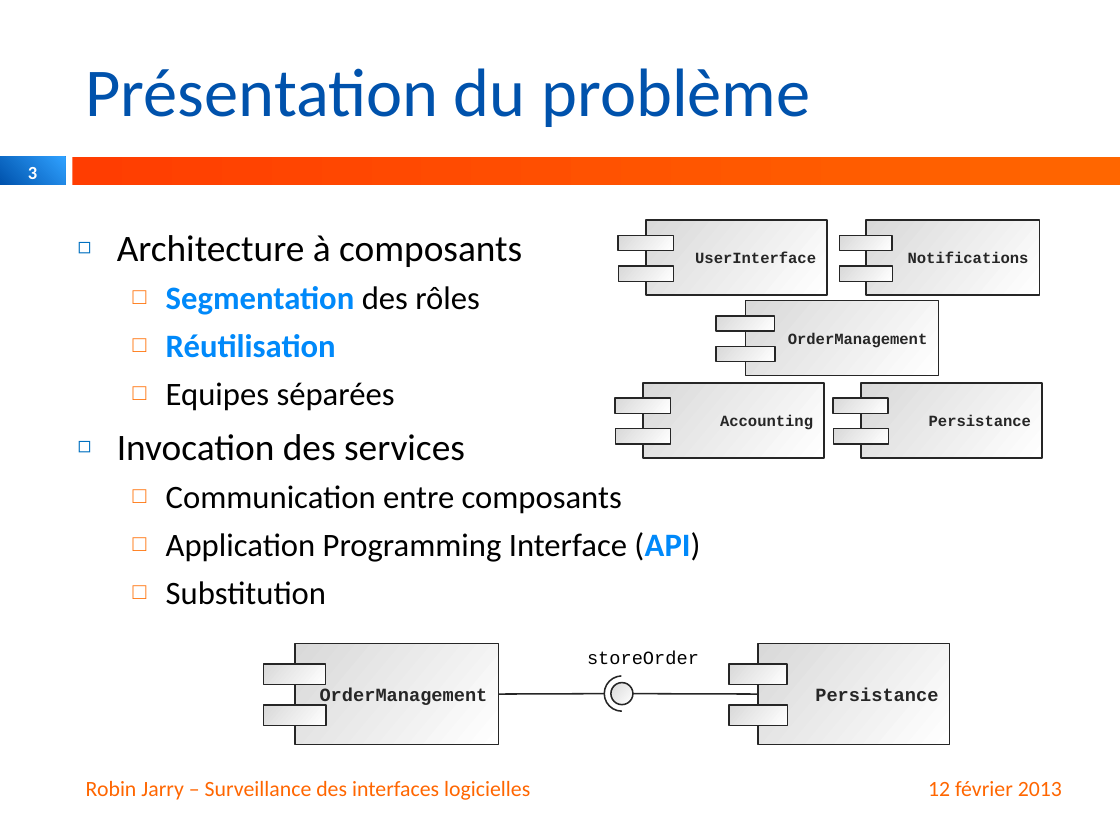
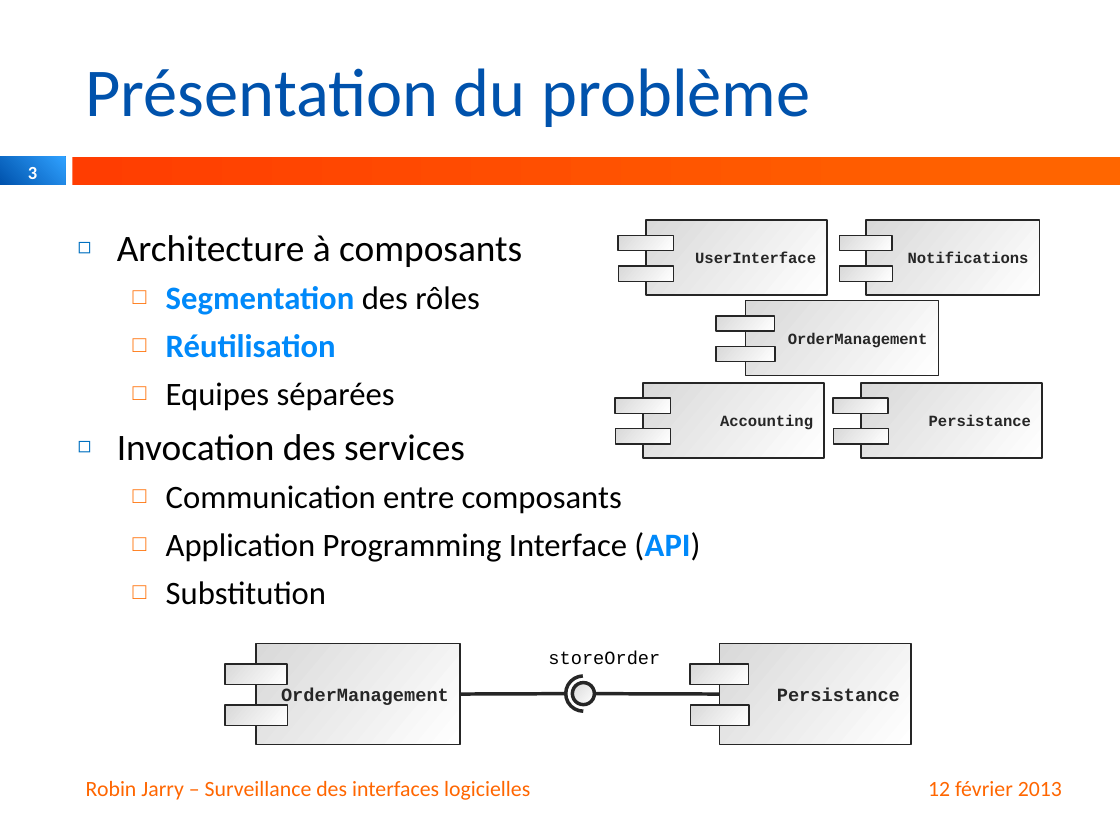
Before and after one commit to apiwatch/apiwatch, a slide deck: slide 3 of _docs/Presentation memoire ingenieur.pptx. Drawn at 1120x840 pixels with LibreOffice and Linux fonts; fonts in the diff are those of the drawing; background and template pictures are left out. Boxes give left, top, right and bottom in pixels: in the first picture for what was removed or moved away, otherwise in the second. Text is boxed around its words. In the diff, an @@ line names an element or a change of style, - is before the commit and + after.

```diff
--- a/_docs/Presentation memoire ingenieur.pptx
+++ b/_docs/Presentation memoire ingenieur.pptx
@@ arc (boxed as its full ellipse) at box(566, 676, 600, 711): outline #262626 1 pt to #262626 2.25 pt @@
@@ ellipse at box(572, 682, 595, 704): outline #262626 1 pt to #262626 2.25 pt @@
@@ 6 rectangles, 2 lines, 1 text, 1 ellipse, 1 arc (boxed as its full ellipse): place and size @@
-6 rectangles, 2 lines, 1 text, 1 ellipse, 1 arc (boxed as its full ellipse) at box(263, 644, 950, 745)
+6 rectangles, 2 lines, 1 text, 1 ellipse, 1 arc (boxed as its full ellipse) at box(225, 644, 912, 745)
@@ line (460, 694) - (566, 693): stroke #262626 1 pt to #262626 2.25 pt @@
@@ line (595, 693) - (720, 694): stroke #262626 1 pt to #262626 2.25 pt @@
```
Also in this commit, not shown: 3 other slides changed, 6 slides added, 26 other files.
